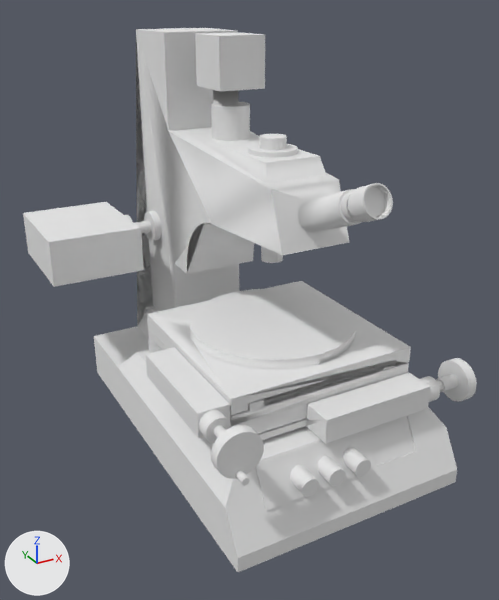
Two versions of the OBJ model CS4621/data/meshes/CS4621/microscope.obj, one commit apart.
One viewpoint serves both versions: a camera (50 mm lens) standing at (-291.0, -558.0, 632.0) and looking at (158.0, 257.0, 225.0). Arrows for +X, +Y and +Z are at lower left; the lights stay in place. Where no turn or scale is listed for an object, it has been applied to the vertices.

The older version as bpy lines, for what is in view:
```python
ob_microscope = bpy.data.objects.new('microscope', me_microscope)
ob_microscope.location = (0.0, 0.0, 0.0)
```
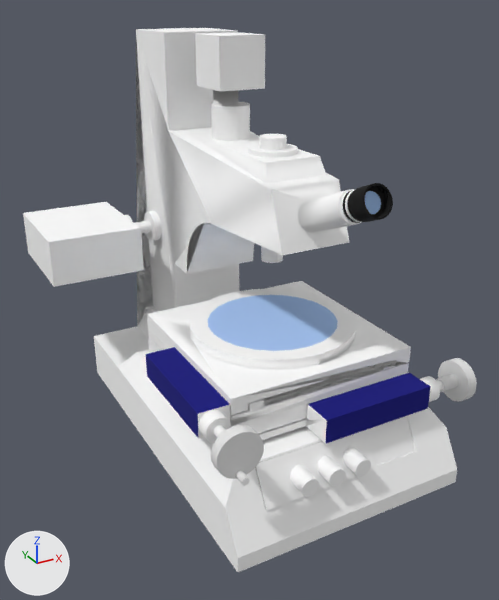
What changed in the scene script:
```text
Change mat_mat0:
    mat_mat0.base_color: (0.8, 0.8, 0.8) -> (1.0, 1.0, 1.0)  # white #e7e7e7 -> white #ffffff
Change mat_mat1:
    mat_mat1.base_color: (0.8, 0.8, 0.8) -> (1.0, 1.0, 1.0)  # white #e7e7e7 -> white #ffffff
Change mat_mat3:
    mat_mat3.base_color: (0.8, 0.8, 0.8) -> (1.0, 1.0, 1.0)  # white #e7e7e7 -> white #ffffff
Change mat_mat4:
    mat_mat4.base_color: (0.8, 0.8, 0.8) -> (1.0, 1.0, 1.0)  # white #e7e7e7 -> white #ffffff
Change mat_mat6:
    mat_mat6.base_color: (0.8, 0.8, 0.8) -> (1.0, 1.0, 1.0)  # white #e7e7e7 -> white #ffffff
Change mat_mat7:
    mat_mat7.base_color: (0.8, 0.8, 0.8) -> (1.0, 1.0, 1.0)  # white #e7e7e7 -> white #ffffff
Change mat_mat10:
    mat_mat10.base_color: (0.8, 0.8, 0.8) -> (0.0, 0.0, 0.0)  # white #e7e7e7 -> black #000000
Change mat_mat11:
    mat_mat11.base_color: (0.8, 0.8, 0.8) -> (0.392, 0.584, 0.929)  # white #e7e7e7 -> blue #a8c9f7
Change mat_mat12:
    mat_mat12.base_color: (0.8, 0.8, 0.8) -> (0.0, 0.0, 0.2)  # white #e7e7e7 -> dark blue #00007c
```

Changed parts and their boxes [x1, y1, x2, y2] in the pictures (499 x 600 px):
'microscope', recoloured
    both: [23, 28, 457, 572]
